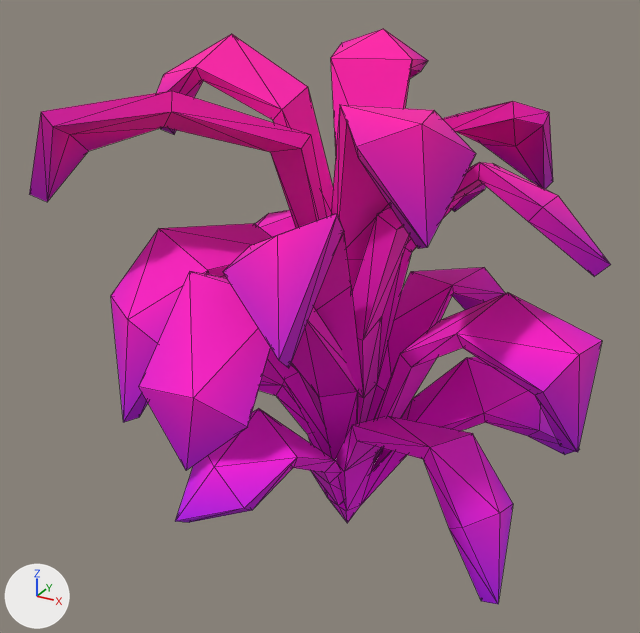
Two versions of the glTF model assets/synty/synty-plant-06.gltf, one commit apart.
Camera for both pictures: a 50 mm camera at (0.779, -1.54, 1.241) aimed at (-0.042, -0.048, 0.495). The lights are fixed; the arrows at lower left show +X, +Y and +Z. The picture after the commit comes second. Mesh edges are drawn as thin lines. Vertices at exactly the same position are counted once.

Before the edit, the objects in view are built like this:
```python
mat_lambert2 = bpy.data.materials.new('lambert2')
mat_lambert2.use_nodes = True; mat_lambert2.node_tree.nodes.clear()
_N = mat_lambert2.node_tree.nodes; _L = mat_lambert2.node_tree.links
n0 = _N.new('ShaderNodeBsdfPrincipled'); n0.name = 'Principled BSDF'
n0.inputs[2].default_value = 0.86  # 'Roughness'
n1 = _N.new('ShaderNodeOutputMaterial'); n1.name = 'Material Output'
n2 = _N.new('ShaderNodeVertexColor'); n2.name = 'Color Attribute'
_L.new(n0.outputs[0], n1.inputs[0])  # 'BSDF' to 'Surface'
_L.new(n2.outputs[0], n0.inputs[0])  # 'Color' to 'Base Color'
me_sm_plant_06 = bpy.data.meshes.new('SM_Plant_06')
me_sm_plant_06.from_pydata(...)  # 424 vertices, 829 faces; spans x -0.53..0.523, y -0.568..0.506, z -0.059..1.03
me_sm_plant_06.materials.append(mat_lambert2)
ob_sm_plant_06 = bpy.data.objects.new('SM_Plant_06', me_sm_plant_06)
ob_sm_plant_06.location = (0.0, 0.0, 0.0)
```
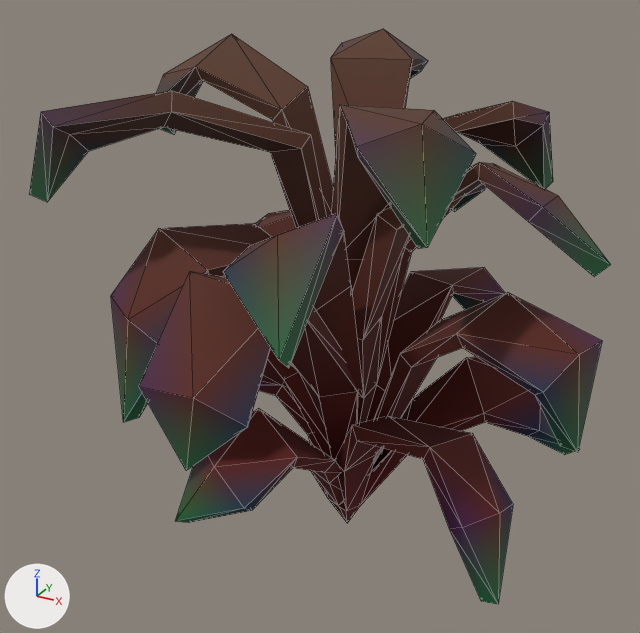
What differs and where, as boxes [x1, y1, x2, y2] in the pictures (640 x 633 px):
'SM_Plant_06', surface changed, recoloured (pink to brown): [29, 29, 611, 604] in both
part 1 of me_sm_plant_06, recoloured (pink to red): [128, 122, 578, 523] in both
part 2 of me_sm_plant_06, recoloured (darker): [29, 29, 611, 604] in both

Edits to the bpy script that builds the scene:
```text
Add img_image_0:
    img_image_0 = load_image('Image_0', '_unpacked/Image_0', 512, 512, 'sRGB')
Change mat_lambert2:
    add n3 = _N.new('ShaderNodeMix'); n3.name = 'Mix'
    add n3.data_type = 'RGBA'
    add n3.blend_type = 'MULTIPLY'
    add n3.inputs[0].default_value = 1.0  # 'Factor'
    add n4 = _N.new('ShaderNodeTexImage'); n4.name = 'Image Texture'
    add n4.image = img_image_0
    where n2 = _N.new('ShaderNodeVertexColor'); n2.name = 'Color Attribute'
    where n0 = _N.new('ShaderNodeBsdfPrincipled'); n0.name = 'Principled BSDF'
    remove _L.new(n2.outputs[0], n0.inputs[0])  # 'Color' to 'Base Color'
    add _L.new(n3.outputs[2], n0.inputs[0])  # 'Result' to 'Base Color'
    add _L.new(n2.outputs[0], n3.inputs[7])  # 'Color' to 'B'
    add _L.new(n4.outputs[0], n3.inputs[6])  # 'Color' to 'A'
Change me_sm_plant_06:
    where me_sm_plant_06.from_pydata(...)  # 424 vertices, 829 faces; spans x -0.53..0.523, y -0.568..0.506, z -0.059..1.03
    used by ob_sm_plant_06; location = (0.0, 0.0, 0.0)
    me_sm_plant_06 part 1: 434 faces centred in x -0.28..0.367, y -0.446..0.365, z -0.01..0.723 are repainted in the vertex colours; the middle colour goes from pink #ff00df to red #ff4343
    me_sm_plant_06 part 2: 395 faces centred in x -0.493..0.514, y -0.561..0.476, z 0.103..1.001 are repainted in the vertex colours; the middle colour goes from pink #e800c4 to pink #ed87ad
```
